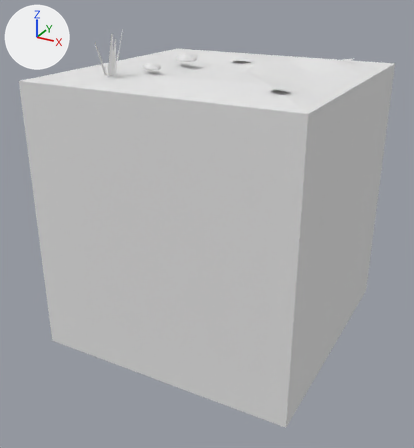
An edit to the FBX model Assets/Tiles/Blend/Blend Grass Rock 2.fbx, drawn before and after from the same camera.
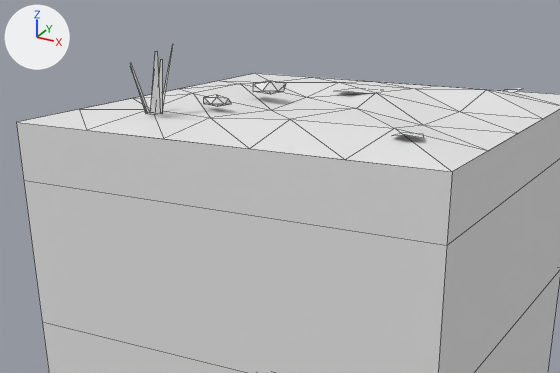
Each version appears first whole from a 50 mm camera at (1.94, -3.77, 1.71) aimed at (-0.04, -0.17, -0.1), and next in a close-up on the part from 2% to 92% of the width and 0% to 55% of the height. Every picture has the same lights, and +X, +Y and +Z are marked at upper left. The older version's two pictures come first. The close-ups show mesh edges as thin lines. Where no turn or scale is listed for an object, it has been applied to the vertices. Vertices at exactly the same position are counted once.

The first close-up shows 'Blend Grass Rock 2'.
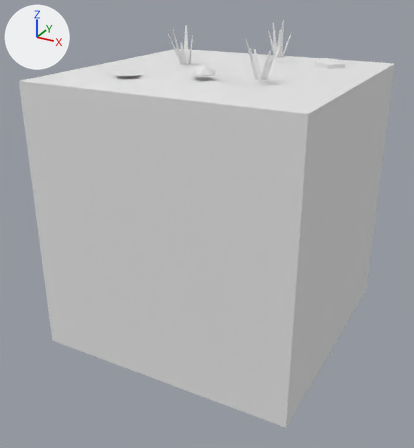
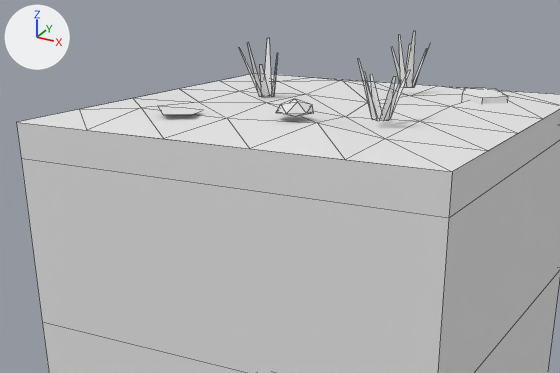
Patch to the scene script:
```diff
--- a/Assets/Tiles/Blend/Blend Grass Rock 2.fbx.py
+++ b/Assets/Tiles/Blend/Blend Grass Rock 2.fbx.py
@@ me_blend_grass_rock_2 @@
 # used by ob_blend_grass_rock_2; location = (0.0, 0.0, 0.0)
-me_blend_grass_rock_2.from_pydata(...)  # 111 vertices, 112 faces; spans x -1.0..1.0, y -1.0..1.0, z -1.0..1.37
+me_blend_grass_rock_2.from_pydata(...)  # 147 vertices, 108 faces; spans x -1.0..1.0, y -1.0..1.0, z -1.0..1.38
+# me_blend_grass_rock_2 part 1: the loose piece of 4 vertices spanning x -0.52..-0.47, y -0.79..-0.72, z 1.09..1.29 is moved by (0.94, 0.32, 0.0)
+# me_blend_grass_rock_2 part 2: the loose piece of 5 vertices spanning x 0.66..0.78, y -0.76..-0.64, z 1.09..1.11 is turned -83.7 degrees about the z axis through its middle and scaled by 1.57, then moved by (-1.1, 0.05, 0.0)
+# me_blend_grass_rock_2 part 3: 7 loose pieces with 44 vertices, spanning x -0.55..-0.22, y -0.82..0.05, z 1.09..1.37, are deleted
+# me_blend_grass_rock_2 part 4
+# 5 vertices are removed from x -0.02..0.76, y 0.15..0.69, z 1.09..1.11
+# 2 faces are deleted
+# 4 vertices in x -1.0..1.0, y -1.0..1.0, z 0.79 move by (0.0, 0.0, 0.1)
+# 21 vertices move from x -0.64..0.73, y -0.63..0.74, z 1.05..1.11 to x -0.62..0.63, y -0.61..0.65, z 1.05..1.31
+# 85 vertices are added at x -0.39..0.76, y -0.61..0.66, z 1.06..1.38
+# 43 new faces join them
 me_blend_grass_rock_2.materials.append(mat_tileworld_tiles)
```

Changed parts and their boxes [x1, y1, x2, y2] in the close-ups (560 x 373 px; the box of a moved part takes in the faces that stretch with it):
'Blend Grass Rock 2', reshaped
    before: [16, 45, 560, 373]
    after: [16, 31, 560, 373]
part 1 of me_blend_grass_rock_2, moved or reshaped
    before: [131, 68, 148, 114]
    after: [364, 72, 378, 121]
part 2 of me_blend_grass_rock_2, moved or reshaped
    before: [393, 133, 424, 138]
    after: [159, 107, 202, 115]
part 3 of me_blend_grass_rock_2, deleted
    before: [131, 45, 286, 114]
part 4 of me_blend_grass_rock_2, reshaped
    before: [240, 82, 560, 133]
    after: [239, 31, 560, 139]
